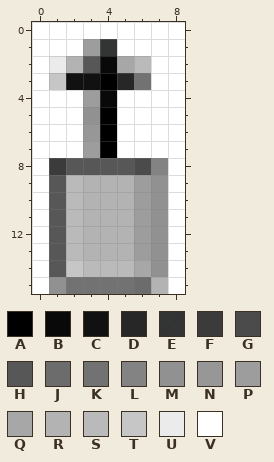
Two states of a pixel-art sprite, applications/share/map-icons/classic.small/religion/church.png. This is how it looked before the edit.
The file is 9x16 pixels. Pixels under 10% opacity are left out. Colours within 5 levels of each other are drawn and written as one.
Palette (. is transparent): A #000000  B #090909  C #111111  D #272727  E #333333fe  F #3a3a3afd  G #4b4b4bfe  H #575757  J #6c6c6c  K #727272  L #838383fe  M #919191  N #979797fe  P #9d9d9d  Q #a7a7a7  R #b3b3b3  S #bababa  T #c6c6c6  U #ebebeb  V #ffffff
The result:
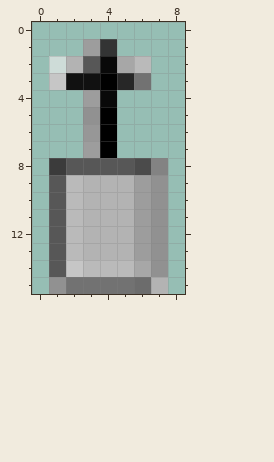
Changes in this commit:
colour U: #ebebeb -> #ebebeba8
y 0: x 0..8 VVVVVVVVV -> .........
y 1: x 0..2 VVV -> ...; x 5..8 VVVV -> ....
y 2..3: x 0 V -> .; x 7..8 VV -> ..
y 4..7: x 0..2 VVV -> ...; x 5..8 VVVV -> ....
y 8..15: x 0 V -> .; x 8 V -> .
Boxes around the changes in both pictures, in picture pixels (x1, y1, x2, y2):
changed: (32, 22, 185, 294)
